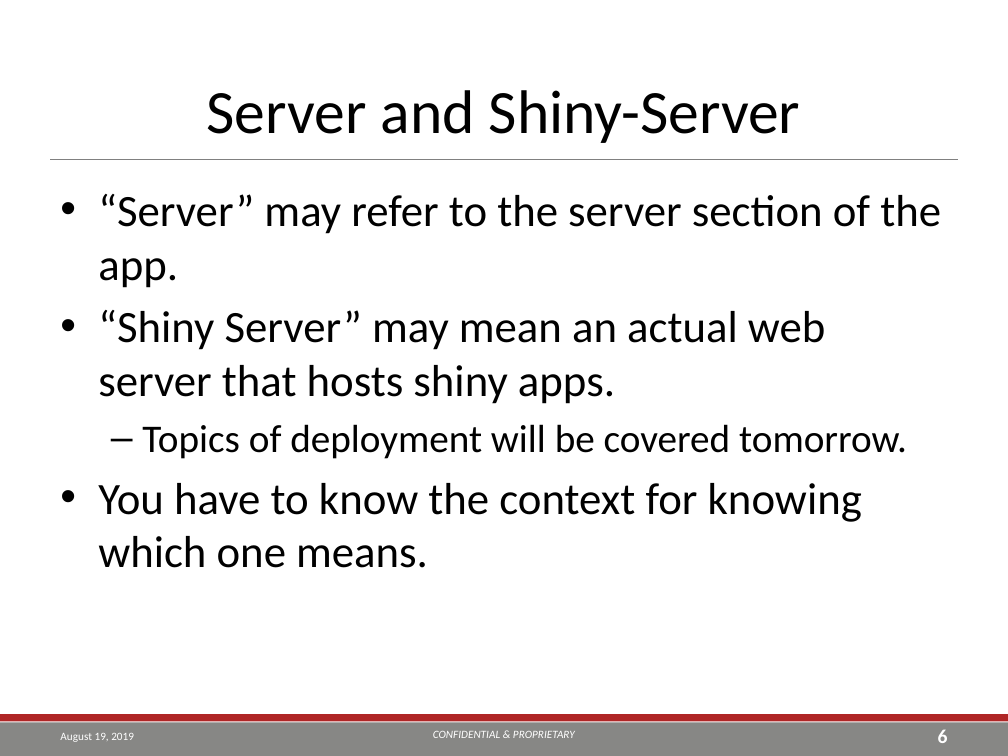
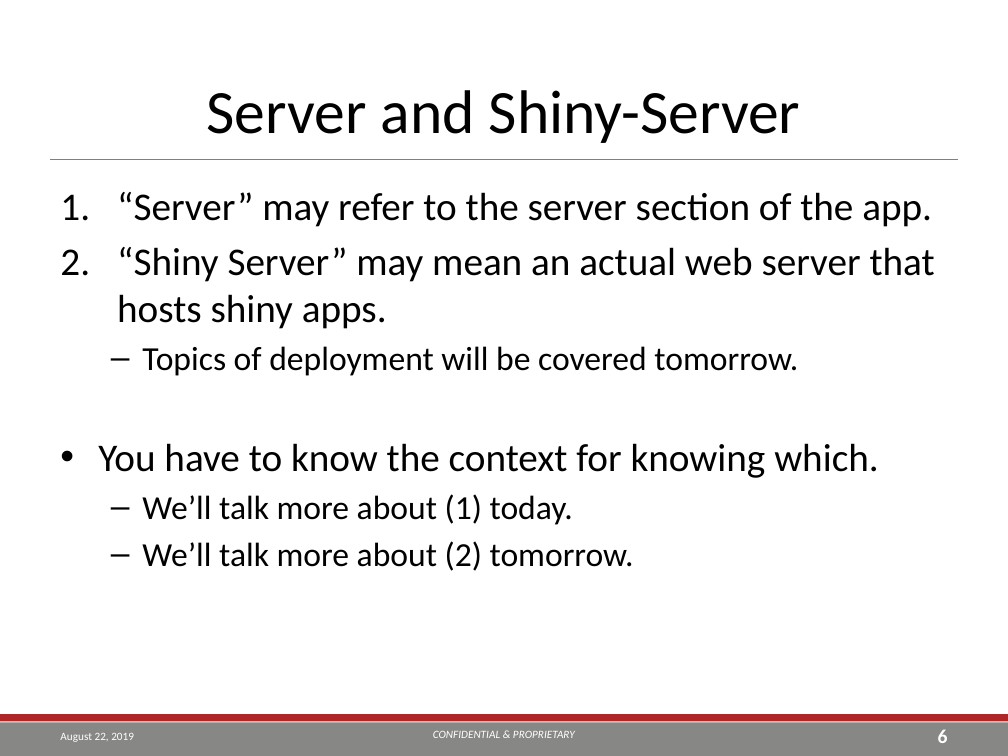
Before and after one commit to TEA-Analytics/ShinyWorkshop, a slide deck: slide 6 of Day 1.pptx. Drawn at 1008x756 pixels with LibreOffice and Linux fonts; fonts in the diff are those of the drawing; background and template pictures are left out. Boxes give left, top, right and bottom in pixels: in the first picture for what was removed or moved away, otherwise in the second. Text is boxed around its words. In the diff, an @@ line names an element or a change of style, - is before the commit and + after.

```diff
--- a/Day 1.pptx
+++ b/Day 1.pptx
@@ text at [117,192,935,376]: size 32 to 28 pt in "“Server” may refer to the server section ...", "“Shiny Server” may mean an actual web ..."; size 28 to 24 pt in "Topics of deployment will be covered tomorrow."; bullet • to 1. @@
@@ text at [98,443,879,571]: text changed; size 32 to 24 pt @@
-• You have to know the context for knowing which one means.
+• You have to know the context for knowing which.
+  – We’ll talk more about (1) today.
+  – We’ll talk more about (2) tomorrow.
@@ text at [60,733,134,742]: text changed @@
-August 19, 2019
+August 22, 2019
```
Also in this commit, not shown: 59 other slides changed, 2 other files.
